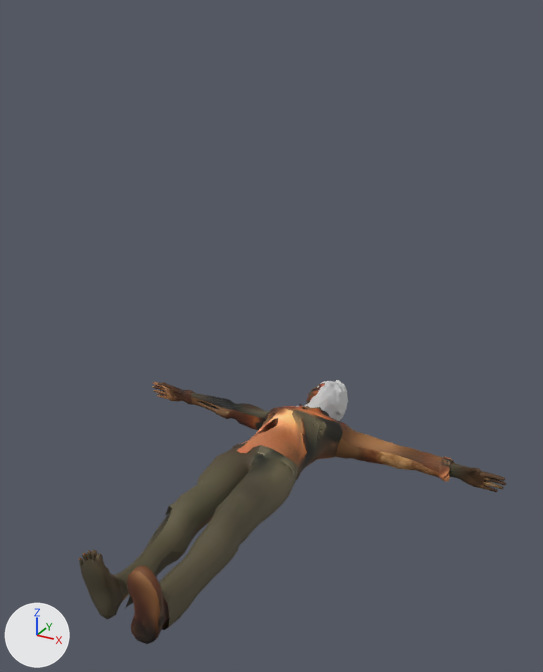
Before and after pictures for a commit that changed the FBX model Stickee - Halloween 2017/Assets/HorrorRoom/Zombies/Heads/Karl/karlbody.FBX.
Camera for both pictures: a 50 mm lens placed at (3.4, -5.51, 4.74), pointed at (0.11, 0.46, 1.75). Every picture has the same lights, and +X, +Y and +Z are marked at lower left. Where no turn or scale is listed for an object, it has been applied to the vertices. Vertices at the same position are counted once.

Names of what the first picture shows: ' c', 'Object_1', 'Zombie_Geo'.
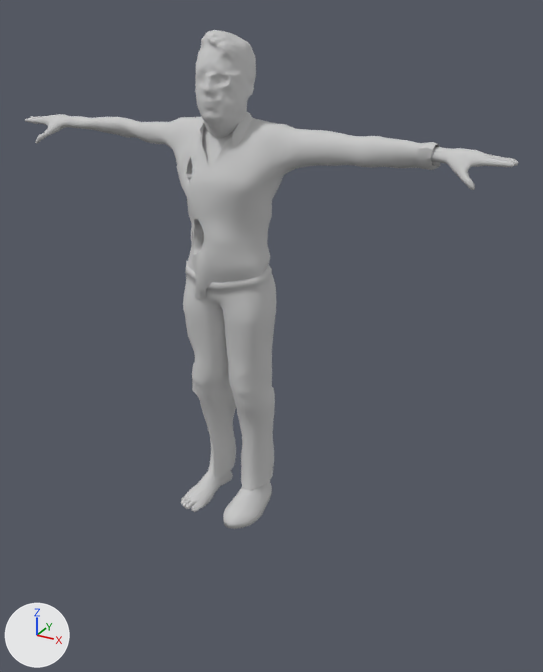
Changed parts and their boxes [x1, y1, x2, y2] in the pictures (543 x 672 px):
'Zombie_Geo', reshaped, moved, turned: before [79, 382, 506, 644]; after [25, 30, 518, 529]
'Object_1', deleted: before [305, 380, 348, 421]
' c', deleted: before [302, 383, 325, 411]
part 1 of me_mesh, added: after [195, 30, 256, 138]
part 2 of me_mesh, recoloured (brown to grey): before [79, 382, 506, 644]; after [25, 112, 518, 529]

The change, as a diff of the scene's bpy script:
```diff
--- a/Stickee - Halloween 2017/Assets/HorrorRoom/Zombies/Heads/Karl/karlbody.FBX.py
+++ b/Stickee - Halloween 2017/Assets/HorrorRoom/Zombies/Heads/Karl/karlbody.FBX.py
@@ mat_01___default @@
+mat_01___default = principled_material('01 - Default')
+mat_01___default.base_color = (0.588, 0.588, 0.588)  # light grey #cacaca
+mat_01___default.roughness = 0.859
@@ me_mesh @@
 # used by ob_zombie_geo; location = (-0.13, -1.77, 0.01); rotation_euler = (-0.00258, 0.0, 0.0), in degrees (-0.1, 0, 0); scale = (0.0254, 0.0254, 0.0254)
-me_mesh.from_pydata(...)  # 3785 vertices, 3665 faces; spans x -96.0..96.0, y 0.0..153.0, z -15.0..20.0
+me_mesh.from_pydata(...)  # 9738 vertices, 15470 faces; spans x -96.0..96.0, y 0.0..179.0, z -15.0..20.0
+# me_mesh part 1: a new loose piece of 5946 vertices spanning x -10.0..10.0, y 146.0..179.0, z -13.0..13.0, in mat_01___default (light grey #cacaca)
+# me_mesh part 2: 3665 faces spanning x -96.0..96.0, y 0.0..153.0, z -15.0..20.0 switch from mat_mesh (picture img_mesh_jpeg) to mat_01___default (light grey #cacaca)
@@ ob_zombie_geo @@
 ob_zombie_geo = bpy.data.objects.new('Zombie_Geo', me_mesh)
-ob_zombie_geo.location = (-0.13, -1.77, 0.01)
-ob_zombie_geo.rotation_euler = (-0.00258, 0.0, 0.0)  # degrees (-0.1, 0, 0)
+ob_zombie_geo.location = (-0.13, 0.09, 0.01)
+ob_zombie_geo.rotation_euler = (1.571, 0.0, 0.0)  # degrees (90, 0, 0)
 ob_zombie_geo.scale = (0.0254, 0.0254, 0.0254)
@@ ob_c @@
-ob_c = bpy.data.objects.new(' c', me_mesh_001)
-ob_c.location = (-0.15, 2.21, 0.34)
@@ ob_object_1 @@
-ob_object_1 = bpy.data.objects.new('Object_1', me_mesh_002)
-ob_object_1.location = (-0.09, 2.26, 0.35)
```
